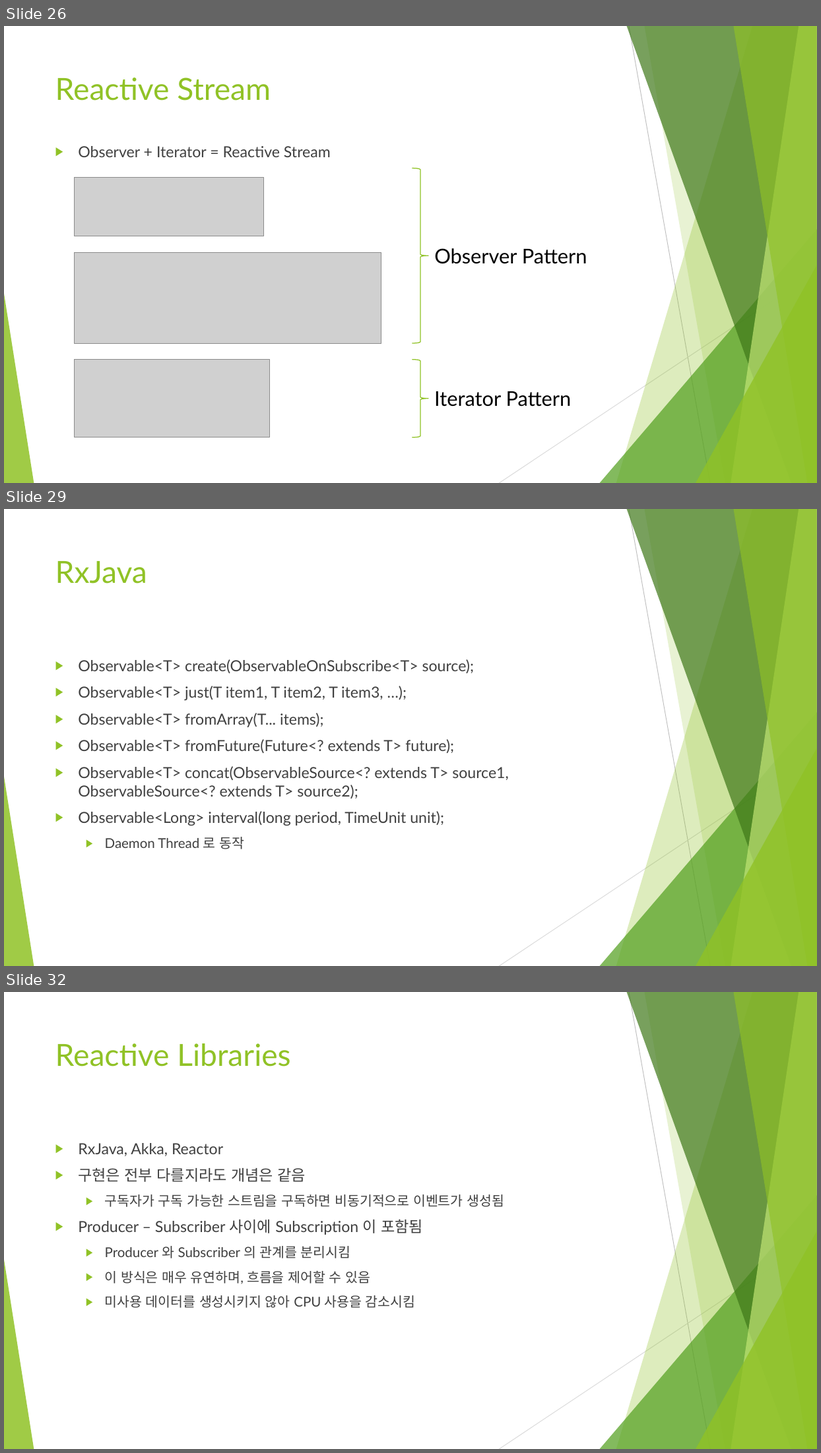
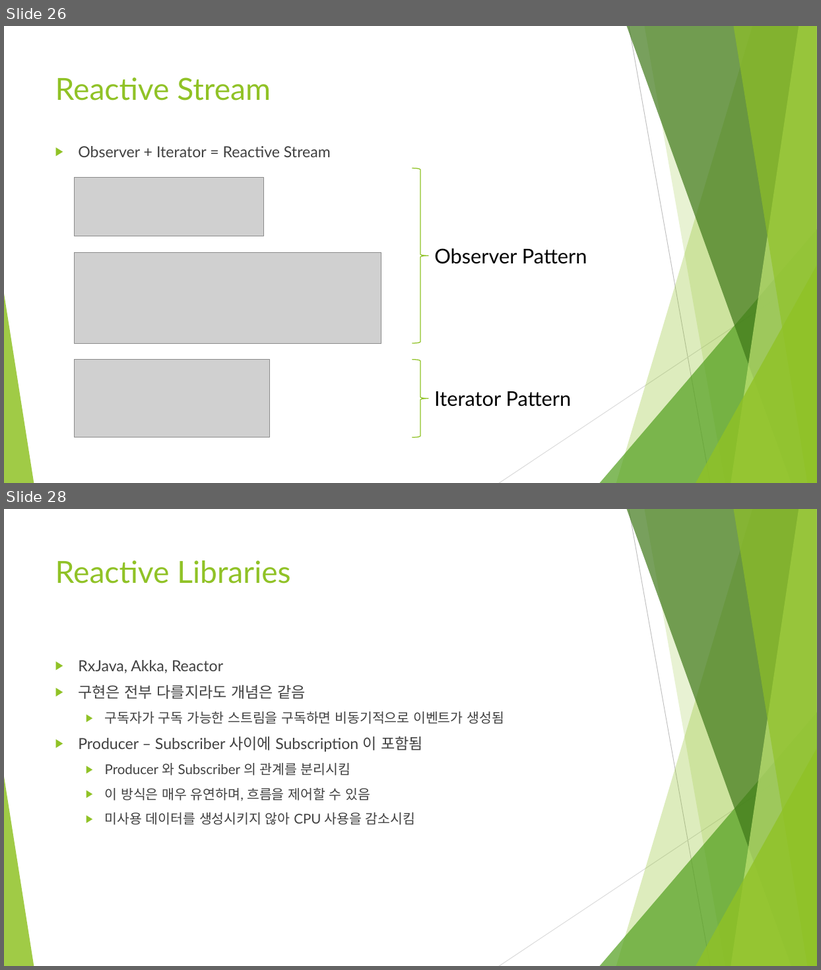
Before and after one commit to kariyan/reactive, a slide deck: docs/ReactiveProgramming_1st.pptx. Shown one above the other, each under a label of ours: slides 26, 29 and 32 before the commit, slides 26 and 28 after it; the slides between them are not shown. The pictures are 821x1453 and 821x970 pixels, drawn with LibreOffice and Linux fonts; fonts in the diff are those of the drawing; grey boxes stand for pictures. Boxes give left, top, right and bottom in pixels: in the first picture for what was removed or moved away, otherwise in the second. Text is boxed around its words. In the diff, an @@ line names an element or a change of style, - is before the commit and + after.

```diff
--- a/docs/ReactiveProgramming_1st.pptx
+++ b/docs/ReactiveProgramming_1st.pptx
@@ slide 29 removed at (4, 509, 817, 966), background #FFFFFF; not listed: 10 template elements that a slide beside it also shows @@
@@ title removed at (55, 561, 147, 584) @@
-RxJava
@@ text removed at (78, 659, 509, 850) @@
-▶ Observable<T> create(ObservableOnSubscribe<T> source);
-▶ Observable<T> just(T item1, T item2, T item3, …);
-▶ Observable<T> fromArray(T... items);
-▶ Observable<T> fromFuture(Future<? extends T> future);
-▶ Observable<T> concat(ObservableSource<? extends T> source1, ObservableSource<? extends T> source2);
-▶ Observable<Long> interval(long period, TimeUnit unit);
-  ▶ Daemon Thread 로 동작
@@ what was slide 32 is now slide 28 @@
```
Also in this commit, not shown: 7 slides changed, 1 slide added, 4 other slides removed, 1 other file.
